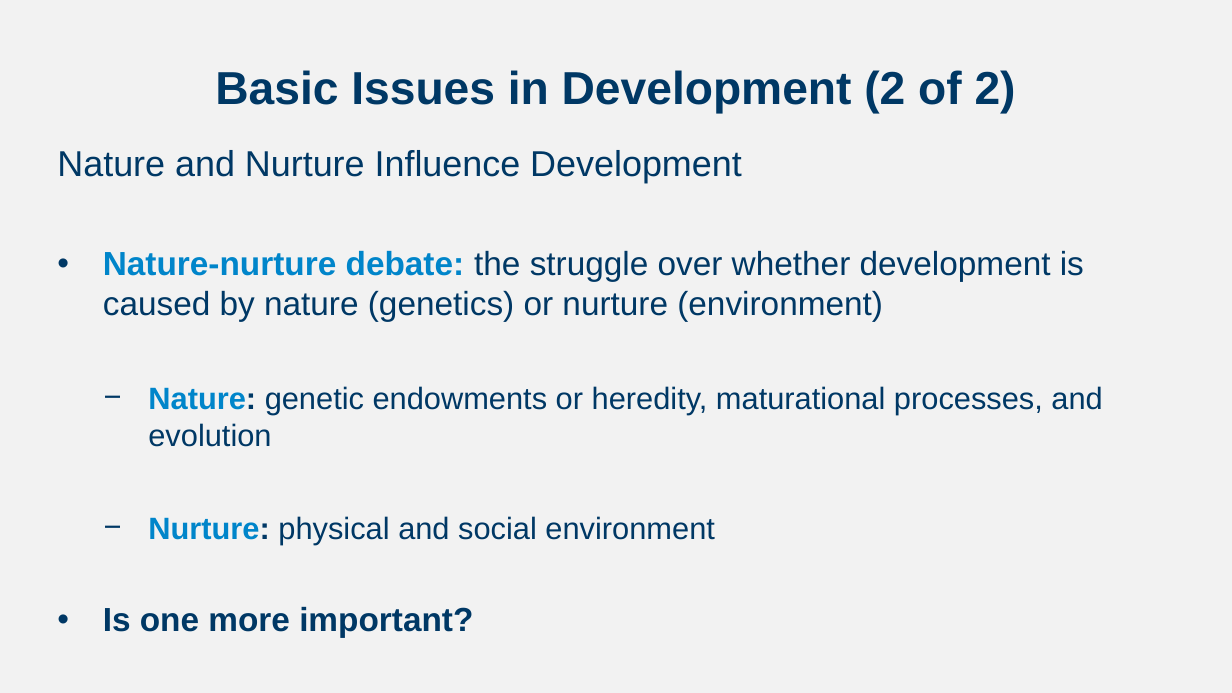
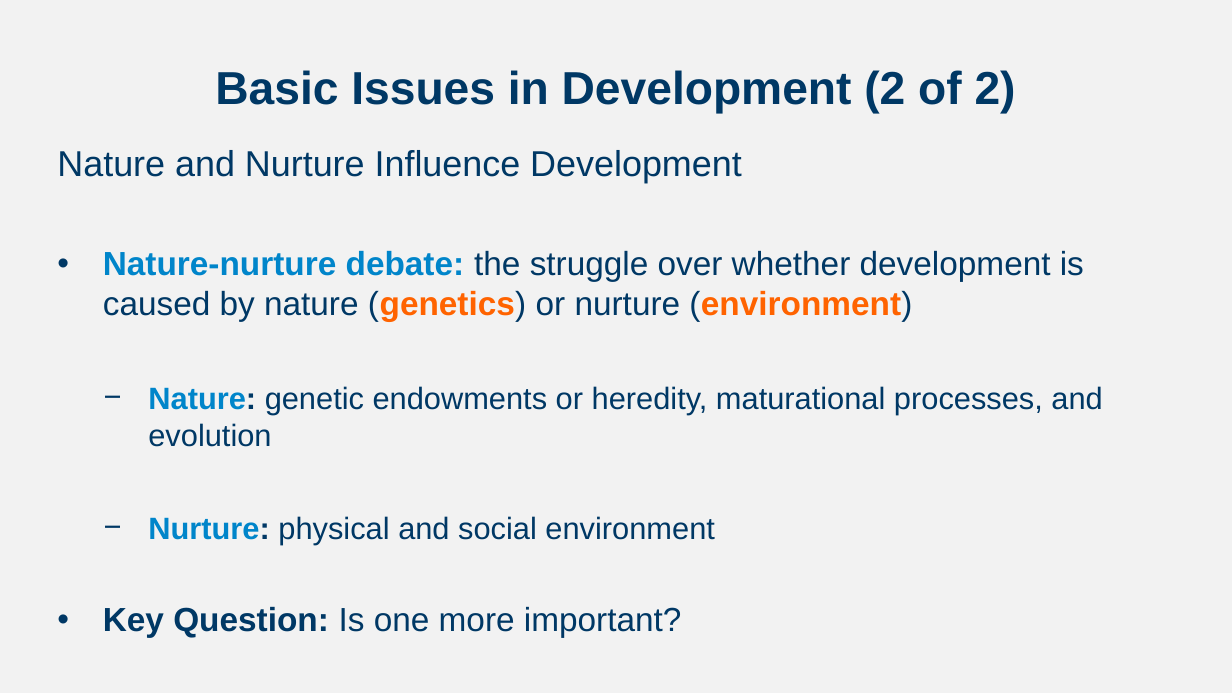
Before and after one commit to npm27/Teaching-Materials, a slide deck: slide 8 of Developmental Fall 24/Slides/Chapter 1.pptx. Drawn at 1232x693 pixels with LibreOffice and Linux fonts; fonts in the diff are those of the drawing. Boxes give left, top, right and bottom in pixels: in the first picture for what was removed or moved away, otherwise in the second. Text is boxed around its words. In the diff, an @@ line names an element or a change of style, - is before the commit and + after.

```diff
--- a/Developmental Fall 24/Slides/Chapter 1.pptx
+++ b/Developmental Fall 24/Slides/Chapter 1.pptx
@@ text at <box>103,250,1084,322</box>: text colour #003865 to #FF6300, bold on in "(genetics) (environment)" @@
@@ text at <box>103,606,682,638</box>: text changed; bold off @@
-• Is one more important?
+• Key Question: Is one more important?
```
Also in this commit, not shown: 2 other slides changed, 4 other files.
